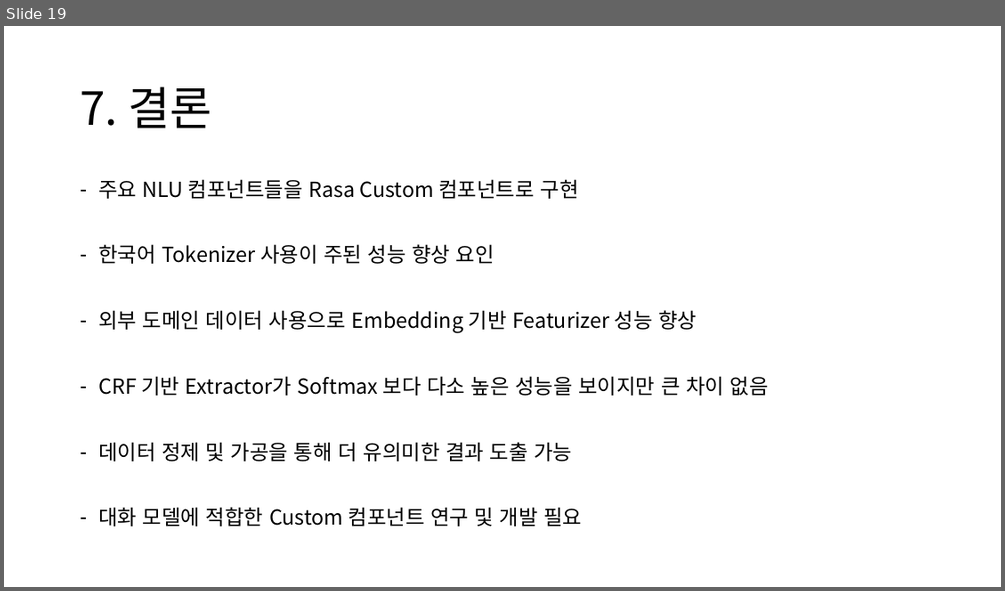
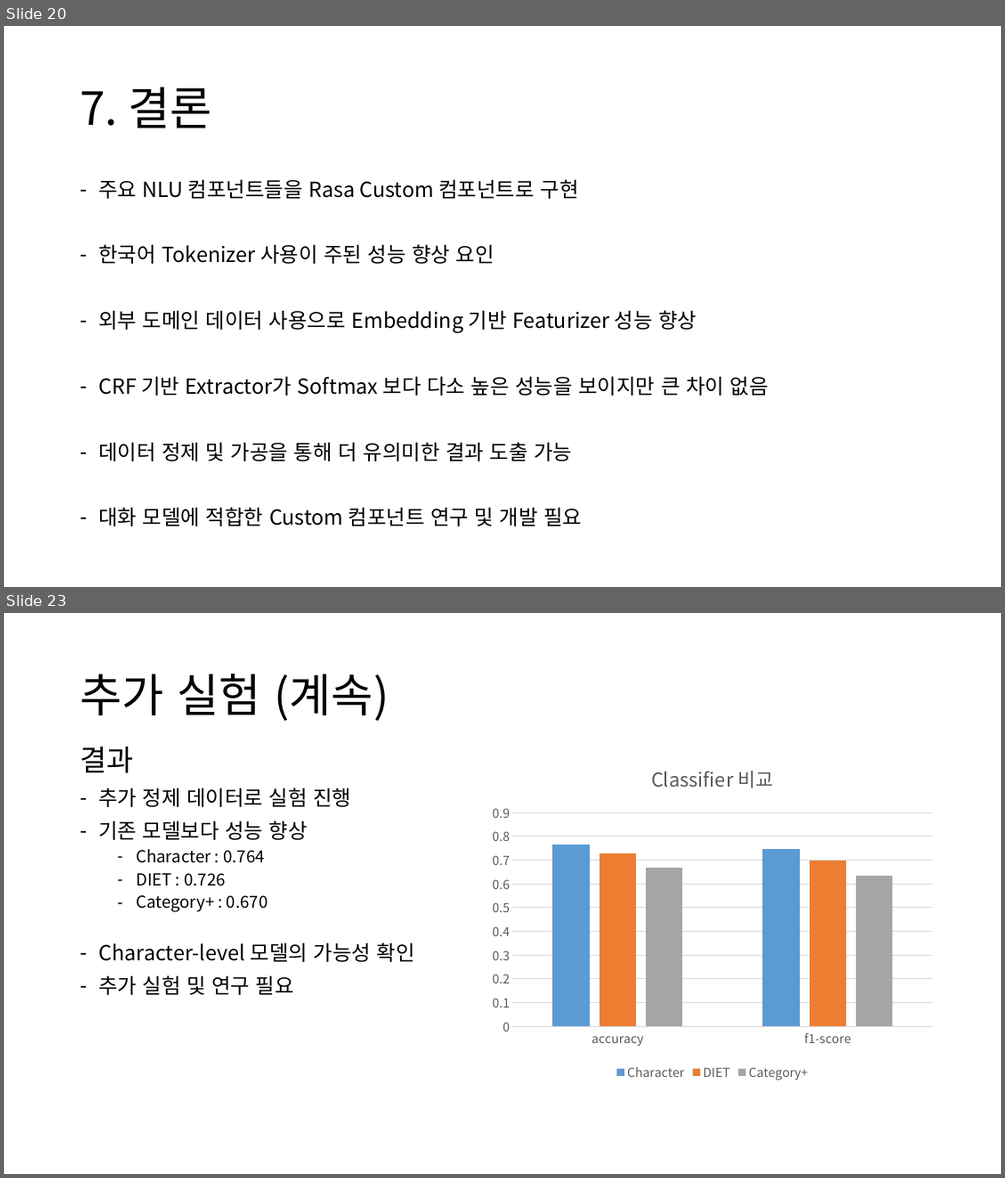
Before and after one commit to yongsun-yoon/chatbot, a slide deck: Rasa custom NLU 모델 개발.pptx. Shown one above the other, each under a label of ours: slide 19 before the commit, slides 20 and 23 after it; the slides between them are not shown. The pictures are 1005x591 and 1005x1178 pixels, drawn with LibreOffice and Linux fonts; fonts in the diff are those of the drawing. Boxes give left, top, right and bottom in pixels: in the first picture for what was removed or moved away, otherwise in the second. Text is boxed around its words. In the diff, an @@ line names an element or a change of style, - is before the commit and + after.

```diff
--- a/Rasa custom NLU 모델 개발.pptx
+++ b/Rasa custom NLU 모델 개발.pptx
@@ slide 23 added at bbox=[4, 613, 1001, 1174], background #FFFFFF @@
@@ title added at bbox=[80, 674, 388, 721], 44 pt, text #000000 @@
+추가 실험 (계속)
@@ text added at bbox=[80, 747, 351, 912], 16 pt, text #000000 @@
+결과
+– 추가 정제 데이터로 실험 진행
+– 기존 모델보다 성능 향상
+  – Character : 0.764
+  – DIET : 0.726
+  – Category+ : 0.670
@@ column chart added at bbox=[484, 751, 942, 1085] @@
+title "Classifier 비교 "
+categories: accuracy, f1-score
+Character: 0.76, 0.75
+DIET: 0.73, 0.7
+Category+: 0.67, 0.63
@@ text added at bbox=[98, 942, 415, 995], 20 pt, text #000000 @@
+– Character-level 모델의 가능성 확인
+– 추가 실험 및 연구 필요
@@ what was slide 19 is now slide 20 @@
```
Also in this commit, not shown: 3 other slides added.
